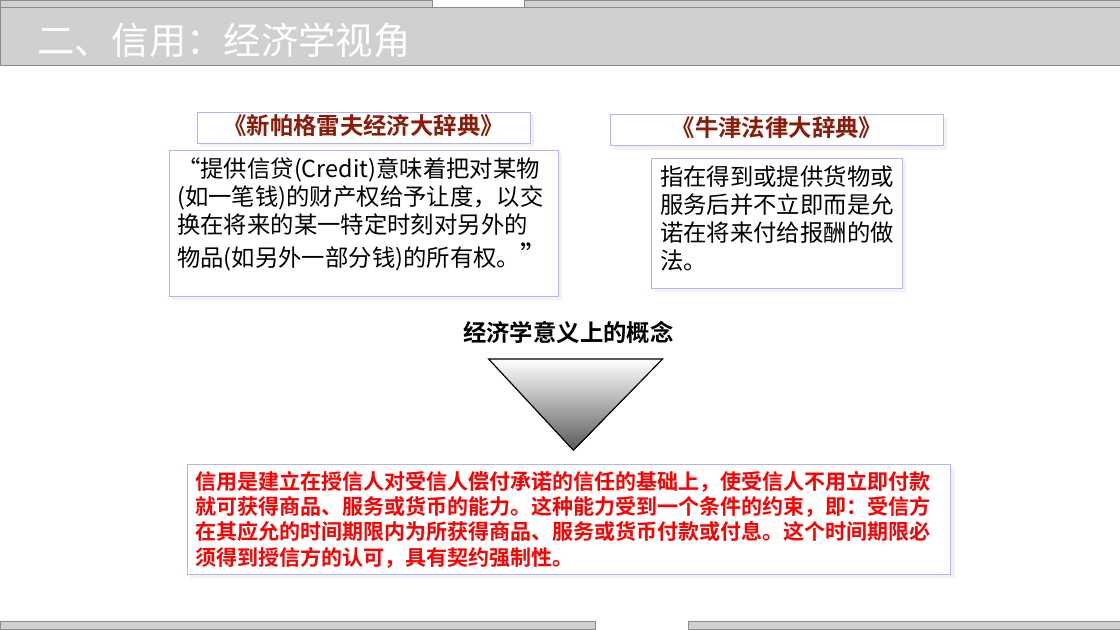
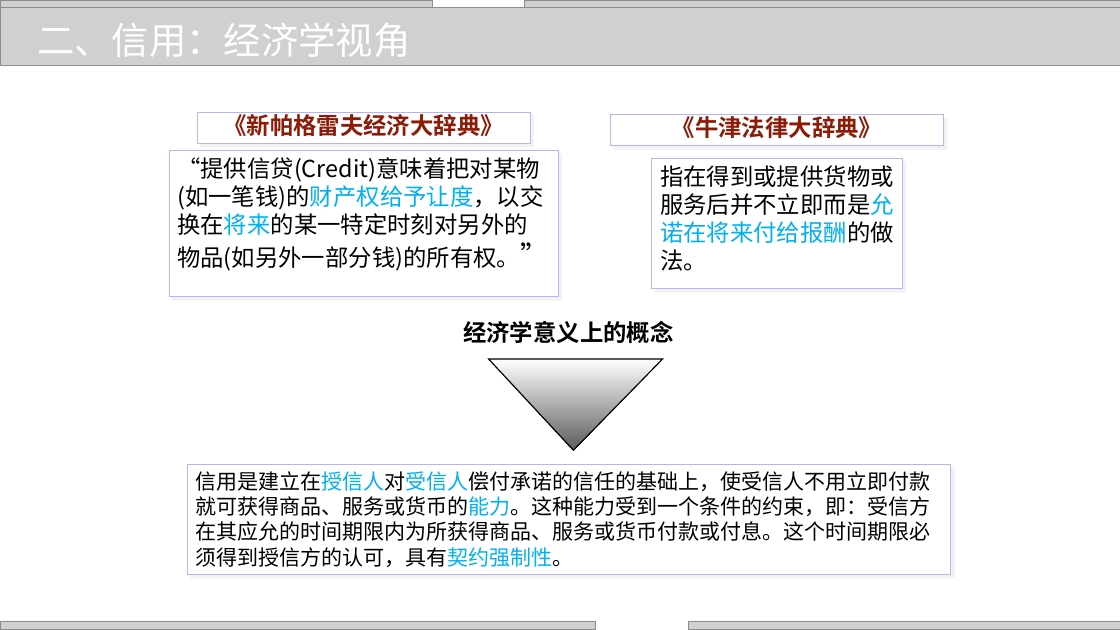
Before and after one commit to zhangjianzhang/internet_credit, a slide deck: slide 7 of files/slides/lecture_1.pptx. Drawn at 1120x630 pixels with LibreOffice and Linux fonts; fonts in the diff are those of the drawing; grey boxes stand for pictures; background and template pictures are left out. Boxes give left, top, right and bottom in pixels: in the first picture for what was removed or moved away, otherwise in the second. Text is boxed around its words. In the diff, an @@ line names an element or a change of style, - is before the commit and + after.

```diff
--- a/files/slides/lecture_1.pptx
+++ b/files/slides/lecture_1.pptx
@@ rectangle "“提供信贷(Credit)意味着把对某物(如一笔钱)的财产权给予让度，以交换在将来的某一特定时刻对另外的物品(如另外一部 ..." at [169,150,559,297]: text colour #000000 to #00B0F0 in "“提供信贷(Credit)意味着把对某物(如一笔钱)的财产权给予让度，以交换在将来的某一特定时刻对另外的物品(如另外一部 ..." @@
@@ rectangle "指在得到或提供货物或服务后并不立即而是允诺在将来付给报酬的做法。" at [652,158,902,288]: text colour #000000 to #00B0F0 in "指在得到或提供货物或服务后并不立即而是允诺在将来付给报酬的做法。" @@
@@ rectangle "信用是建立在授信人对受信人偿付承诺的信任的基础上，使受信人不用立即付款就可获得商品、服务或货币的能力。这种能力受到一个条 ..." at [187,465,951,575]: text colour #FF0000 to #000000, text colour #FF0000 to #00B0F0 in "信用是建立在授信人对受信人偿付承诺的信任的基础上，使受信人不用立即付款就可获得商品、服务或货币的能力。这种能力受到一个条 ..."; bold off @@
```
Also in this commit, not shown: 14 other slides changed, 7 other files.
